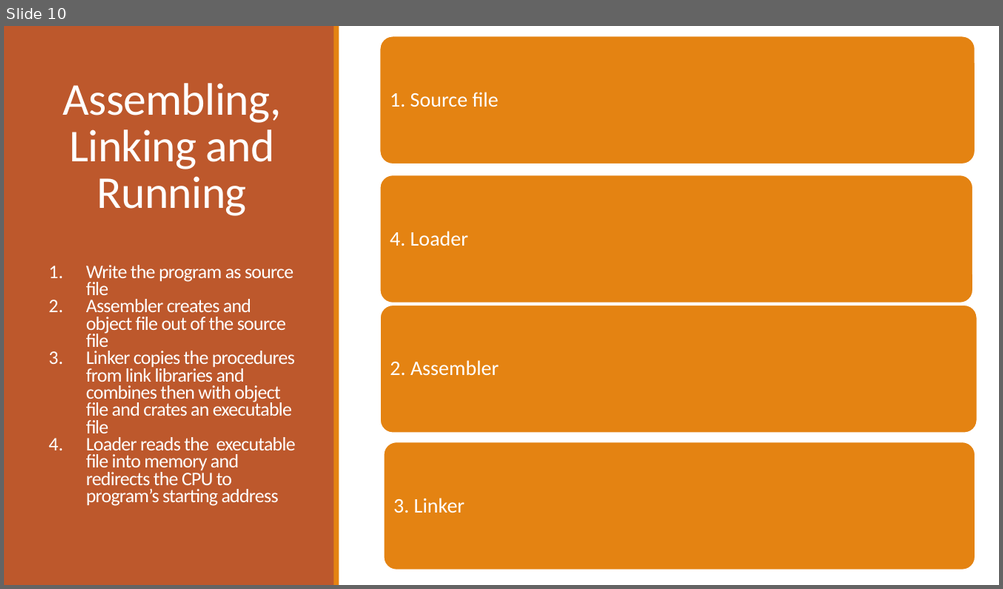
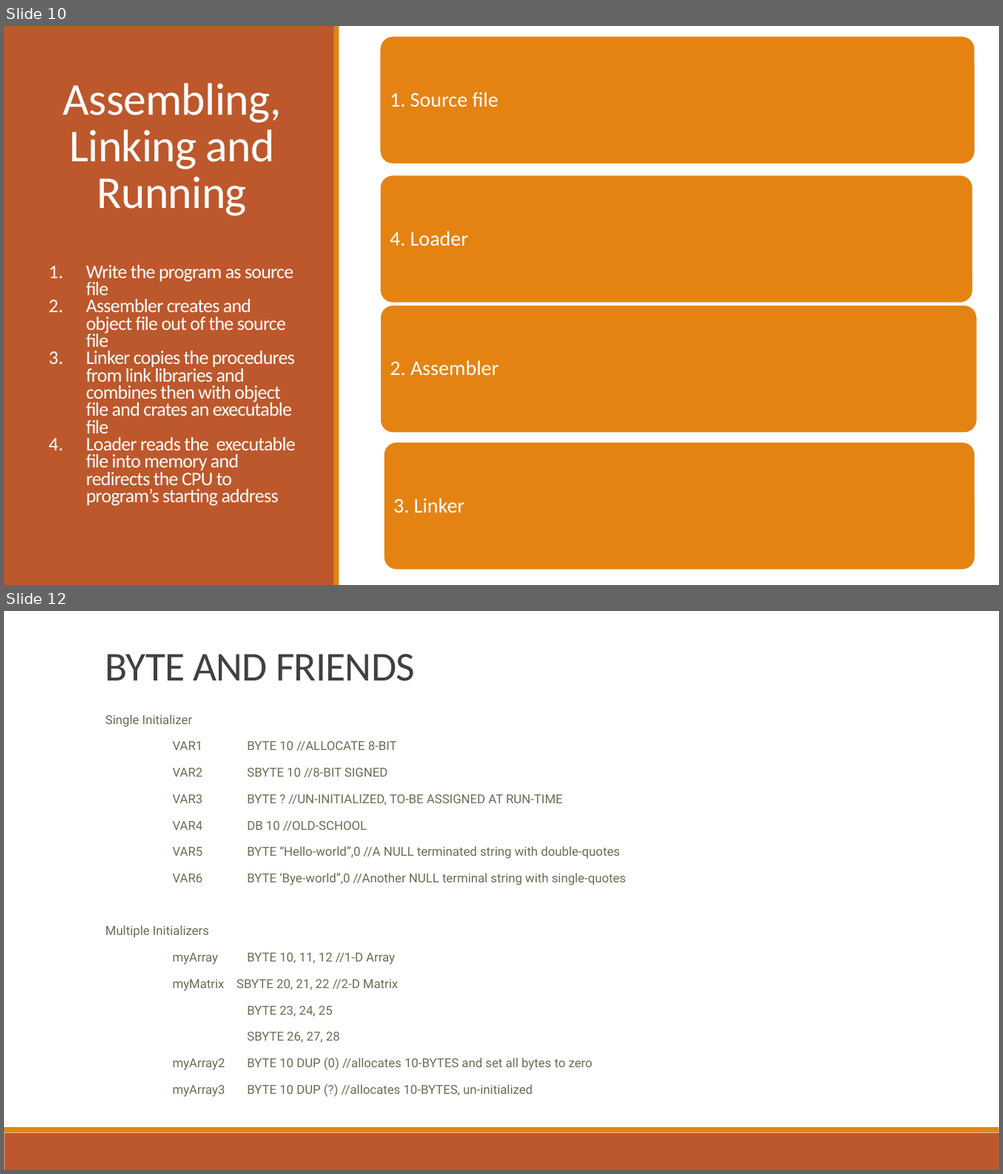
Before and after one commit to b1nch3f/Assembly-Language-Tutorials-for-Windows, a slide deck: 03 Assembly Language/Assembly Language.pptx. Shown one above the other, each under a label of ours: slide 10 before the commit, slides 10 and 12 after it; the slides between them are not shown. The pictures are 1003x589 and 1003x1174 pixels, drawn with LibreOffice and Linux fonts; fonts in the diff are those of the drawing. Boxes give left, top, right and bottom in pixels: in the first picture for what was removed or moved away, otherwise in the second. Text is boxed around its words. In the diff, an @@ line names an element or a change of style, - is before the commit and + after.

```diff
--- a/03 Assembly Language/Assembly Language.pptx
+++ b/03 Assembly Language/Assembly Language.pptx
@@ slide 12 added at (4,611,999,1170), background #FFFFFF @@
@@ title added at (105,654,415,681), 39.6 pt, text #404040 @@
+BYTE AND FRIENDS
@@ subtitle added at (105,715,626,1097), 12 pt, text #637052 @@
+  Single Initializer
+  VAR1 BYTE 10 //ALLOCATE 8-BIT
+  VAR2 SBYTE 10 //8-BIT SIGNED
+  VAR3 BYTE ? //UN-INITIALIZED, TO-BE ASSIGNED AT RUN-TIME
+  VAR4 DB 10 //OLD-SCHOOL
+  VAR5 BYTE “Hello-world”,0 //A NULL terminated string with double-quotes
+  VAR6 BYTE ‘Bye-world”,0 //Another NULL terminal string with single-quotes
+  Multiple Initializers
+  myArray BYTE 10, 11, 12 //1-D Array
+  myMatrix SBYTE 20, 21, 22 //2-D Matrix
+  BYTE 23, 24, 25
+  SBYTE 26, 27, 28
+  myArray2 BYTE 10 DUP (0) //allocates 10-BYTES and set all bytes to zero
+  myArray3 BYTE 10 DUP (?) //allocates 10-BYTES, un-initialized
@@ rectangle added at (4,1133,999,1170), fill #BD582C @@
@@ rectangle added at (4,1128,999,1133), fill #E48312 @@
```
Also in this commit, not shown: 2 slides changed, 9 other slides added.
